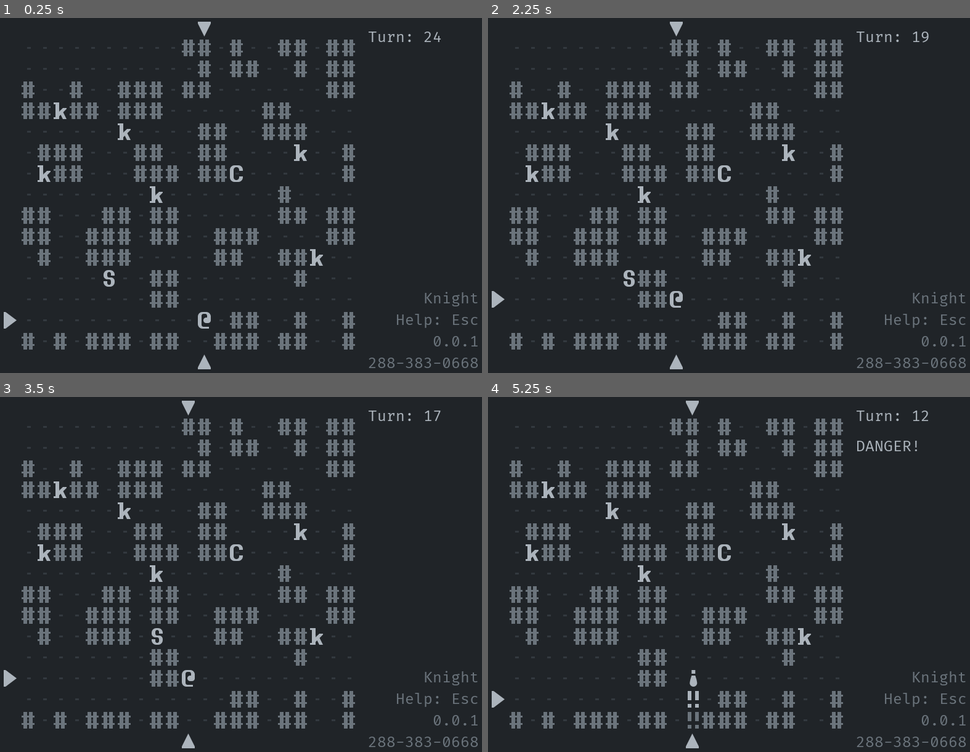
Above: before the commit, frames 1-4 (two rows, left to right).
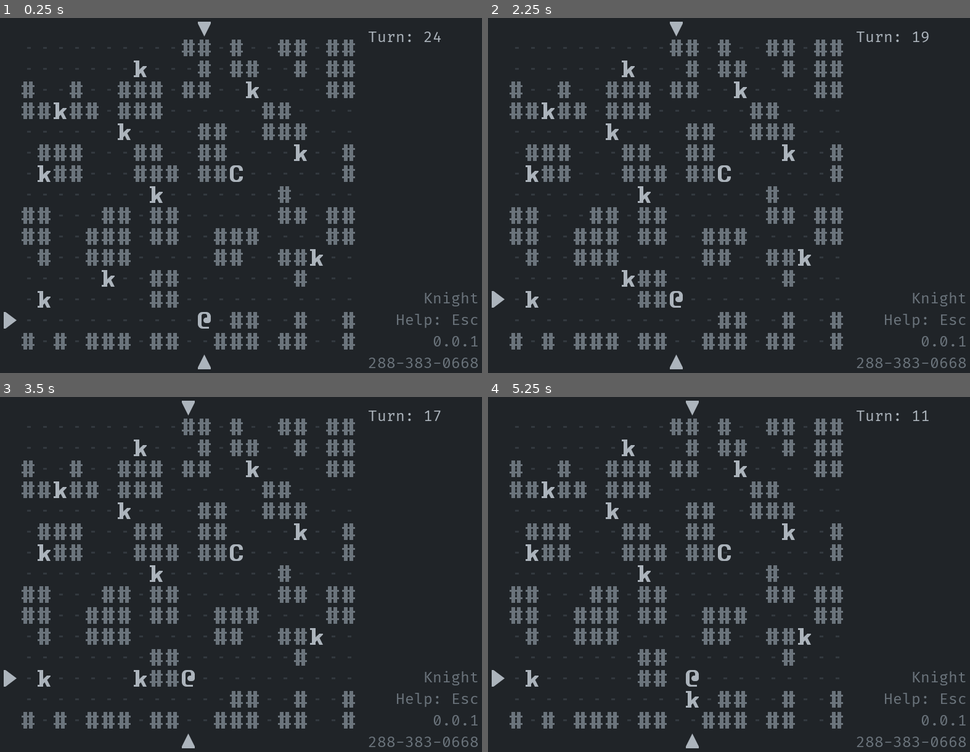
Above: after the commit, the same moments.

Repository: Bozar/OneMoreLevel
Game: Godot game, scene res://scene/main/MainScene.tscn
The game is run twice, just before and just after one commit, with the same random seed, the same clock (stepped at 60 frames per second) and the same inputs.
Inputs:
- Up to frame 1 (0.25 s): no input
- Up to frame 2 (2.25 s): tap Enter at 0.5, 2 s; hold Up (move_up) 0.53-2.03 s; tap Space (init_world) at 0.6, 1.25, 1.55, 2.1 s; tap A (add_turn) at 1.35 s; hold Left (move_left) from 2.03 s (still down)
- Up to frame 3 (3.5 s): keep holding Left (move_left); tap Space (init_world) at 2.75, 2.85 s
- Up to frame 4 (5.25 s): tap Enter at 3.5 s; release Left (move_left) at 3.53 s; hold Down (move_down) 3.53-4.28 s; tap A (add_turn) at 3.6 s; tap Space (init_world) at 3.8, 4.25, 4.35, 5.1 s; hold Right (move_right) 4.28-5.03 s; hold Up (move_up) from 5.03 s (still down)

The runs differ from the first frame. In frame 1, 0.3% of the frame differs, in the area x 7-54%, y 11-82%; in frame 2, 0.3%; in frame 3, 0.4%; in frame 4, 0.7%, in the area x 0-92%, y 3-94%.

Commit message:
Generate only common knights and a captain when game starts.

Diff:
--- a/library/InitWorldData.gd
+++ b/library/InitWorldData.gd
@@ -8,6 +8,7 @@
 const KnightAI := preload("res://library/npc_ai/KnightAI.gd")
 
 const DemoProgress := preload("res://library/game_progress/DemoProgress.gd")
+const KnightProgress := preload("res://library/game_progress/KnightProgress.gd")
 
 var _new_WorldTag := preload("res://library/WorldTag.gd").new()
 
@@ -16,7 +17,7 @@
         InitDemo, DemoPCAction, DemoAI, DemoProgress
     ],
     _new_WorldTag.KNIGHT: [
-        InitKnight, KnightPCAction, KnightAI, DemoProgress
+        InitKnight, KnightPCAction, KnightAI, KnightProgress
     ],
 }
 
--- /dev/null
+++ b/library/game_progress/KnightProgress.gd
@@ -0,0 +1,13 @@
+extends "res://library/game_progress/ProgressTemplate.gd"
+
+
+func _init(parent_node: Node2D).(parent_node) -> void:
+    pass
+
+
+func renew_world() -> void:
+    pass
+
+
+func remove_npc(_npc: Sprite, _x: int, _y: int) -> void:
+    pass
--- a/library/init/InitKnight.gd
+++ b/library/init/InitKnight.gd
@@ -5,26 +5,24 @@
 const PC := preload("res://sprite/PC.tscn")
 const Knight := preload("res://sprite/Knight.tscn")
 const KnightCaptain := preload("res://sprite/KnightCaptain.tscn")
-const KnightBoss := preload("res://sprite/KnightBoss.tscn")
 const Wall := preload("res://sprite/Wall.tscn")
+
+var _new_KnightData := preload("res://library/npc_data/KnightData.gd")
 
 var pc_x: int
 var pc_y: int
 
 
-func _init(_random: Game_RandomNumber).(_random) -> void:
+func _init(parent_node: Node2D).(parent_node) -> void:
 	pass
 
 
 func get_blueprint() -> Array:
-	var max_knight: int = 6
-
 	_init_wall()
 	_init_PC()
 	_init_knight(KnightCaptain, _new_SubGroupTag.KNIGHT_CAPTAIN)
-	_init_knight(KnightBoss, _new_SubGroupTag.KNIGHT_BOSS)
-
-	for _i in range(max_knight):
+
+	for _i in range(_new_KnightData.MAX_KNIGHT):
 		_init_knight(Knight, _new_SubGroupTag.KNIGHT)
 
 	return _blueprint
--- a/library/init/WorldTemplate.gd
+++ b/library/init/WorldTemplate.gd
@@ -20,8 +20,9 @@
 var _blueprint: Array = []
 
 
-func _init(random: Game_RandomNumber) -> void:
-	_set_reference(random)
+func _init(parent_node: Node2D) -> void:
+	_ref_RandomNumber = parent_node._ref_RandomNumber
+
 	_set_dungeon_board()
 	_init_floor()
 
@@ -34,10 +35,6 @@
 # Override.
 func get_blueprint() -> Array:
 	return _blueprint
-
-
-func _set_reference(random: Game_RandomNumber) -> void:
-	_ref_RandomNumber = random
 
 
 # Override.
--- a/library/npc_data/KnightData.gd
+++ b/library/npc_data/KnightData.gd
@@ -4,3 +4,8 @@
 const RANGE: int = 1
 const SIGHT: int = 6
 const WAIT_CHANCE: int = 10
+
+const MAX_KNIGHT: int = 10
+const RESPAWN_CHANCE: int = 20
+const MAX_RESPAWN: int = 4
+const STOP_RESPAWN: int = 120
--- a/scene/main/InitWorld.gd
+++ b/scene/main/InitWorld.gd
@@ -37,41 +37,15 @@
 
 func init_world() -> void:
 	_world = _get_world()
+	var blueprint: Array = _world.get_blueprint()
 	# sb: SpriteBlueprint
-	for sb in _world.get_blueprint():
+	for sb in blueprint:
 		if _is_pc(sb.sub_group):
 			_init_indicator(sb.x, sb.y)
-		_create_sprite(sb.scene, sb.main_group, sb.sub_group, sb.x, sb.y)
+		create_sprite(sb.scene, sb.main_group, sb.sub_group, sb.x, sb.y)
 
 
-func _get_world() -> Game_WorldTemplate:
-	var world_name: String
-	var world_template: Game_WorldTemplate
-
-	# TODO: Generate a random world name from potential candidates.
-	world_name = _new_WorldTag.KNIGHT
-	world_template = _new_InitWorldData.get_world_template(world_name).new(
-			_ref_RandomNumber)
-	emit_signal("world_selected", world_name)
-
-	return world_template
-
-
-func _init_indicator(x: int, y: int) -> void:
-	_create_sprite(ArrowLeft,
-			_new_MainGroupTag.INDICATOR, _new_SubGroupTag.ARROW_LEFT,
-			0, y, -_new_DungeonSize.ARROW_MARGIN)
-
-	_create_sprite(ArrowTop,
-			_new_MainGroupTag.INDICATOR, _new_SubGroupTag.ARROW_TOP,
-			x, 0, 0, -_new_DungeonSize.ARROW_MARGIN)
-
-	_create_sprite(ArrowBottom,
-			_new_MainGroupTag.INDICATOR, _new_SubGroupTag.ARROW_BOTTOM,
-			x, _new_DungeonSize.MAX_Y - 1, 0, _new_DungeonSize.ARROW_MARGIN)
-
-
-func _create_sprite(prefab: PackedScene, main_group: String, sub_group: String,
+func create_sprite(prefab: PackedScene, main_group: String, sub_group: String,
 		x: int, y: int, x_offset: int = 0, y_offset: int = 0) -> void:
 	var new_sprite: Sprite = prefab.instance() as Sprite
 	var sprite_color: String = _new_Palette.get_default_color(
@@ -89,5 +63,31 @@
 	emit_signal("sprite_created", new_sprite)
 
 
+func _get_world() -> Game_WorldTemplate:
+	var world_name: String
+	var world_template: Game_WorldTemplate
+
+	# TODO: Generate a random world name from potential candidates.
+	world_name = _new_WorldTag.KNIGHT
+	world_template = _new_InitWorldData.get_world_template(world_name).new(self)
+	emit_signal("world_selected", world_name)
+
+	return world_template
+
+
+func _init_indicator(x: int, y: int) -> void:
+	create_sprite(ArrowLeft,
+			_new_MainGroupTag.INDICATOR, _new_SubGroupTag.ARROW_LEFT,
+			0, y, -_new_DungeonSize.ARROW_MARGIN)
+
+	create_sprite(ArrowTop,
+			_new_MainGroupTag.INDICATOR, _new_SubGroupTag.ARROW_TOP,
+			x, 0, 0, -_new_DungeonSize.ARROW_MARGIN)
+
+	create_sprite(ArrowBottom,
+			_new_MainGroupTag.INDICATOR, _new_SubGroupTag.ARROW_BOTTOM,
+			x, _new_DungeonSize.MAX_Y - 1, 0, _new_DungeonSize.ARROW_MARGIN)
+
+
 func _is_pc(group_name: String) -> bool:
 	return group_name == _new_SubGroupTag.PC
--- a/scene/main/Schedule.gd
+++ b/scene/main/Schedule.gd
@@ -22,6 +22,10 @@
 
 	_goto_next()
 	emit_signal("turn_started", _get_current())
+
+
+func count_npc() -> int:
+	return _actors.size() - 1
 
 
 func _on_InitWorld_sprite_created(new_sprite: Sprite) -> void:
